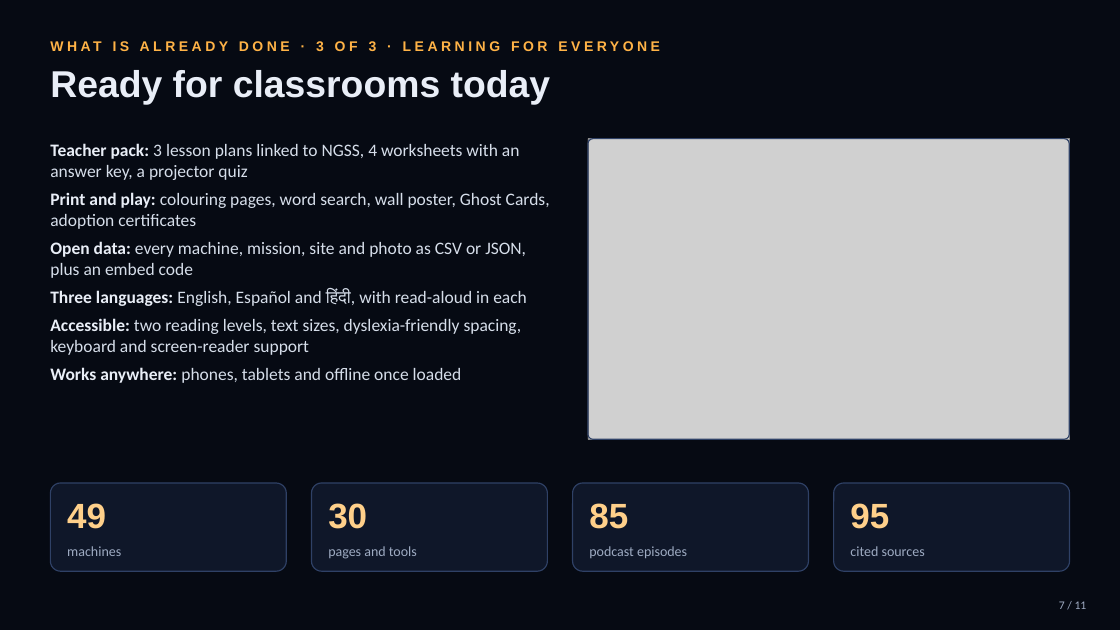
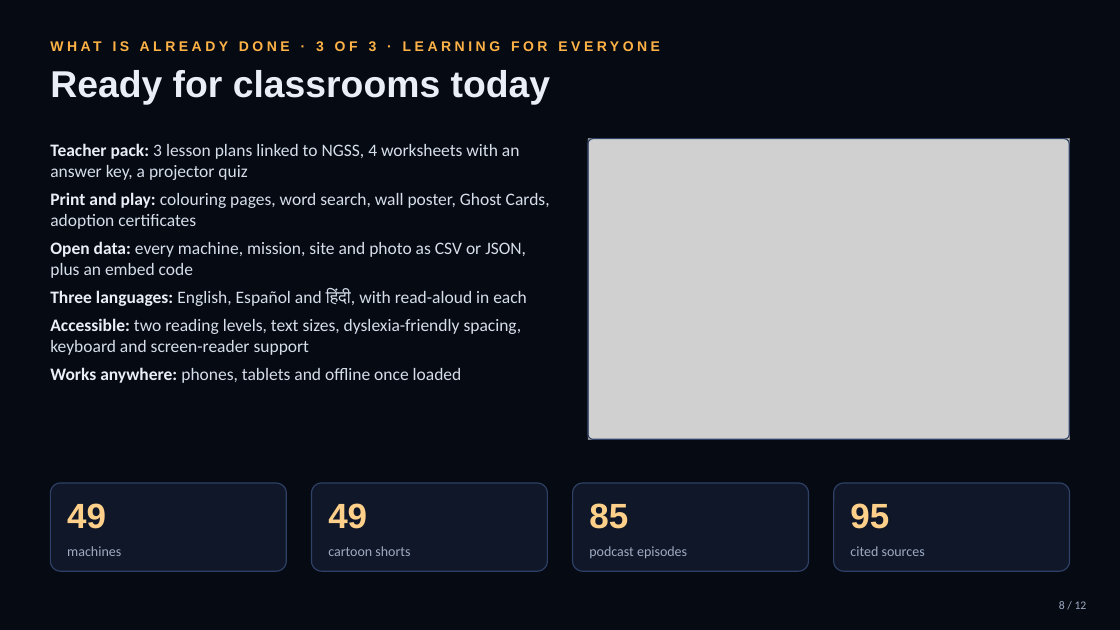
Before and after one commit to Agneay-Community-Hub/Invictus, a slide deck: slide 8 of docs/pitch-deck.pptx (slide 7 before the commit). Drawn at 1120x630 pixels with LibreOffice and Linux fonts; fonts in the diff are those of the drawing; grey boxes stand for pictures; background and template pictures are left out. Boxes give left, top, right and bottom in pixels: in the first picture for what was removed or moved away, otherwise in the second. Text is boxed around its words. In the diff, an @@ line names an element or a change of style, - is before the commit and + after.

```diff
--- a/docs/pitch-deck.pptx
+++ b/docs/pitch-deck.pptx
@@ text at (328, 503, 367, 529): text changed @@
-30
+49
@@ text at (328, 546, 410, 556): text changed @@
-pages and tools
+cartoon shorts
@@ text at (1059, 601, 1087, 609): text changed @@
-7 / 11
+8 / 12
```
Also in this commit, not shown: 10 other slides changed, 1 slide added, 44 other files.
